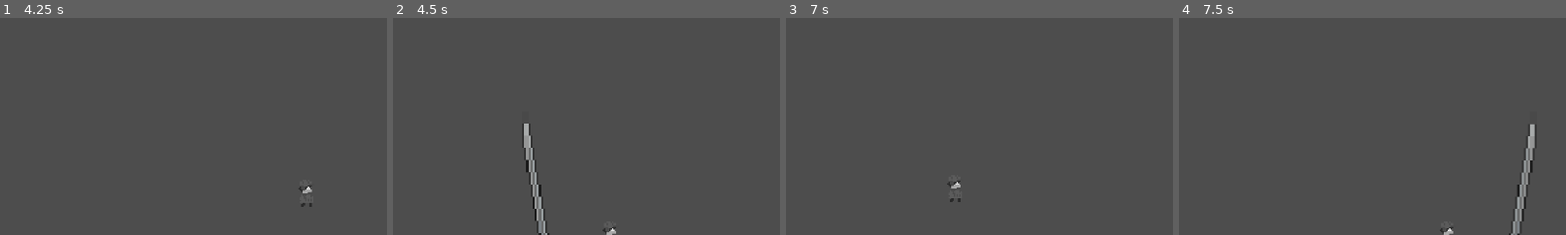
Above: before the commit, frames 1-4 (left to right).
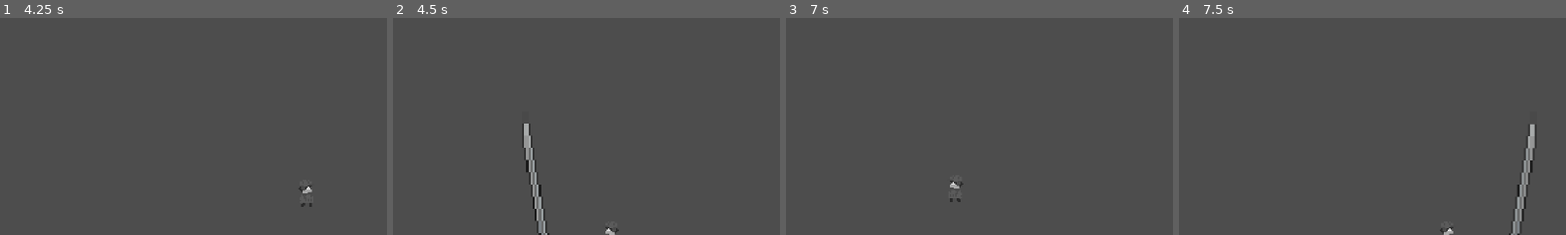
Above: after the commit, the same moments.

Repository: HimeWoo/untitled-paint-game
Game: Godot game, scene res://scenes/item_test.tscn
The game is run twice, just before and just after one commit, with the same random seed, the same clock (stepped at 60 frames per second) and the same inputs.
Inputs (mouse positions are % of the whole screen's width and height, from its top left):
- Up to frame 1 (4.25 s): tap Enter (ui_accept) at 0.5, 2.75, 3.5 s; move the mouse to (72, 45) at 0.52 s; hold Right (ui_right) 0.53-2.03 s; tap Shift (dash) at 0.6, 3.6 s; click (72, 45) at 0.67 s; tap Space (jump) at 0.77, 1.52, 3.02, 3.77 s; move the mouse to (30, 55) at 1.27 s; tap J (melee_attack) at 1.35 s; move the mouse to (60, 28) at 2.02 s; hold Left (ui_left) 2.03-2.78 s; tap Z (shoot) at 2.1 s; move the mouse to (45, 70) at 2.77 s; hold Right (ui_right) from 2.78 s (still down); tap 1 at 2.85 s; click (45, 70) at 2.92 s; move the mouse to (80, 65) at 3.52 s
- Up to frame 2 (4.5 s): tap Enter (ui_accept) at 4.25 s; move the mouse to (20, 35) at 4.27 s; release Right (ui_right) at 4.28 s; hold Left (ui_left) from 4.28 s (still down); tap J (melee_attack) at 4.35 s
- Up to frame 3 (7 s): tap Space (jump) at 4.52, 6.02, 6.77 s; tap Enter (ui_accept) at 5, 5.75 s; move the mouse to (55, 50) at 5.02 s; release Left (ui_left) at 5.03 s; hold Right (ui_right) 5.03-5.78 s; tap Z (shoot) at 5.1 s; click (55, 50) at 5.17 s; move the mouse to (35, 25) at 5.77 s; hold Left (ui_left) from 5.78 s (still down); tap 1 at 5.85 s; move the mouse to (72, 45) at 6.52 s; tap Shift (dash) at 6.6 s
- Up to frame 4 (7.5 s): move the mouse to (30, 55) at 7.27 s; release Left (ui_left) at 7.28 s; hold Right (ui_right) from 7.28 s (still down); tap J (melee_attack) at 7.35 s; click (30, 55) at 7.42 s
The pictures show only the part of the screen within x 17-67%, y 50-100%; the shares and areas given below are measured in that part.

Frame 1 is identical in both runs. In frame 2, less than 0.1% of the frame differs, in the area x 54-59%, y 96-100%; in frame 3, less than 0.1%, in the area x 41-46%, y 75-85%; in frame 4, nothing differs.

Commit message:
Update player.gd

Diff:
--- a/untitled-paint-game/scripts/player.gd
+++ b/untitled-paint-game/scripts/player.gd
@@ -1,5 +1,6 @@
 extends CharacterBody2D
 
+@onready var sprite: Sprite2D = $Sprite2D
 @export var projectile_scene: PackedScene = preload("res://scenes/PlayerProjectile.tscn")
 @export var shoot_cooldown: float = 0.25
 var can_shoot := true
@@ -87,6 +88,7 @@
 	var dir := int(facing_right) - int(facing_left)
 	if dir != 0:
 		facing_dir = dir
+		sprite.flip_h = (facing_dir == -1)
 
 	var selected_item = inventory.current_color()
 
